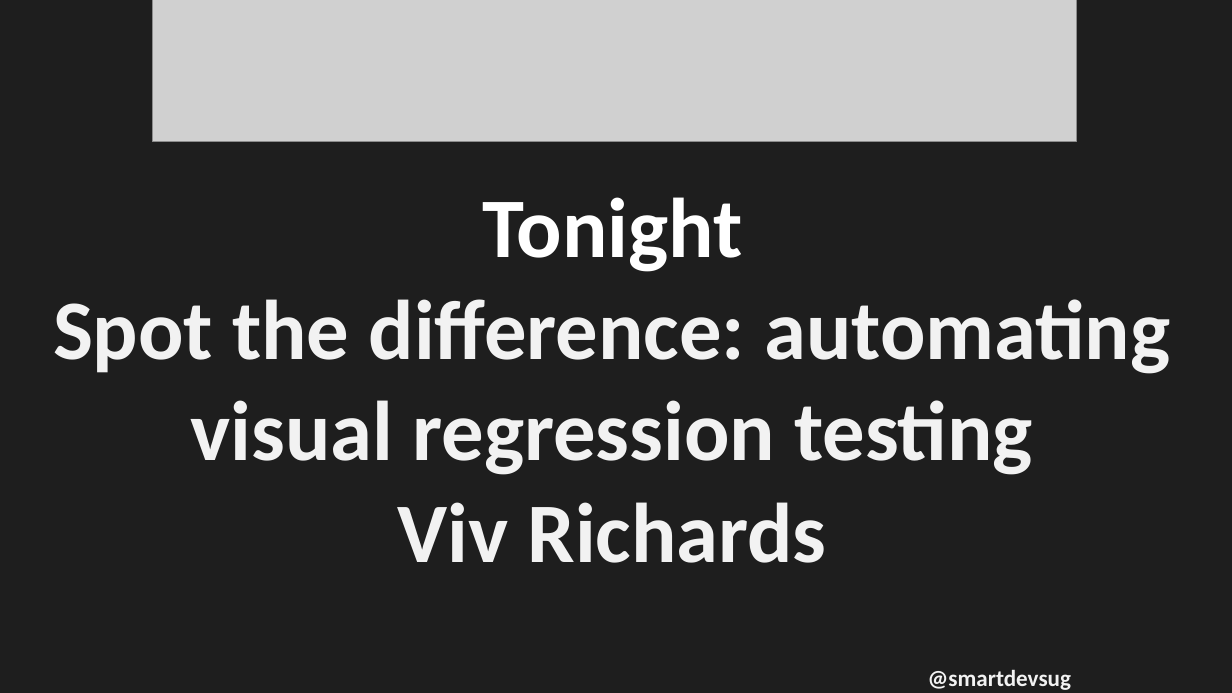
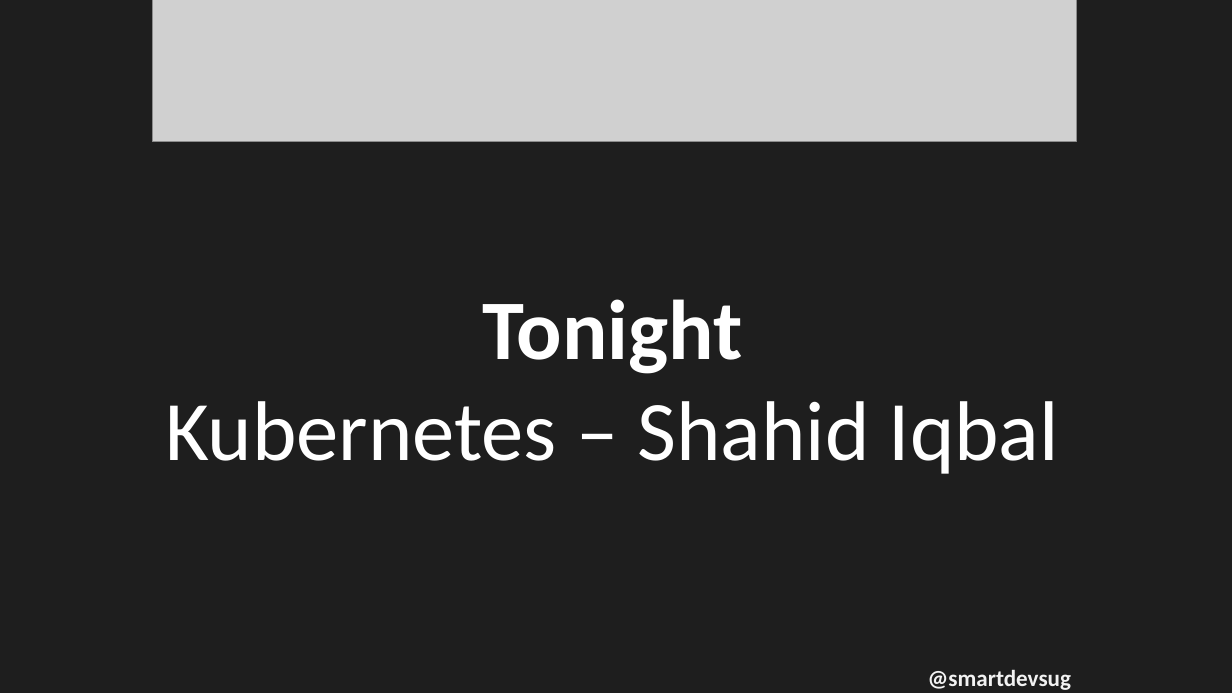
Before and after one commit to rippo/smartdevs, a slide deck: slide 7 of WelcomePresentation-SmartDevs.pptx. Drawn at 1232x693 pixels with LibreOffice and Linux fonts; fonts in the diff are those of the drawing; grey boxes stand for pictures. Boxes give left, top, right and bottom in pixels: in the first picture for what was removed or moved away, otherwise in the second. Text is boxed around its words. In the diff, an @@ line names an element or a change of style, - is before the commit and + after.

Commit message:
Jul 2018

```diff
--- a/WelcomePresentation-SmartDevs.pptx
+++ b/WelcomePresentation-SmartDevs.pptx
@@ text at (165,299,1059,474): text changed; text colour #F2F2F2 to #FFFFFF; bold off @@
-Tonight
-Spot the difference: automating visual regression testing
-Viv Richards
+Tonight
+Kubernetes – Shahid Iqbal
```
Also in this commit, not shown: 1 other slide changed.
